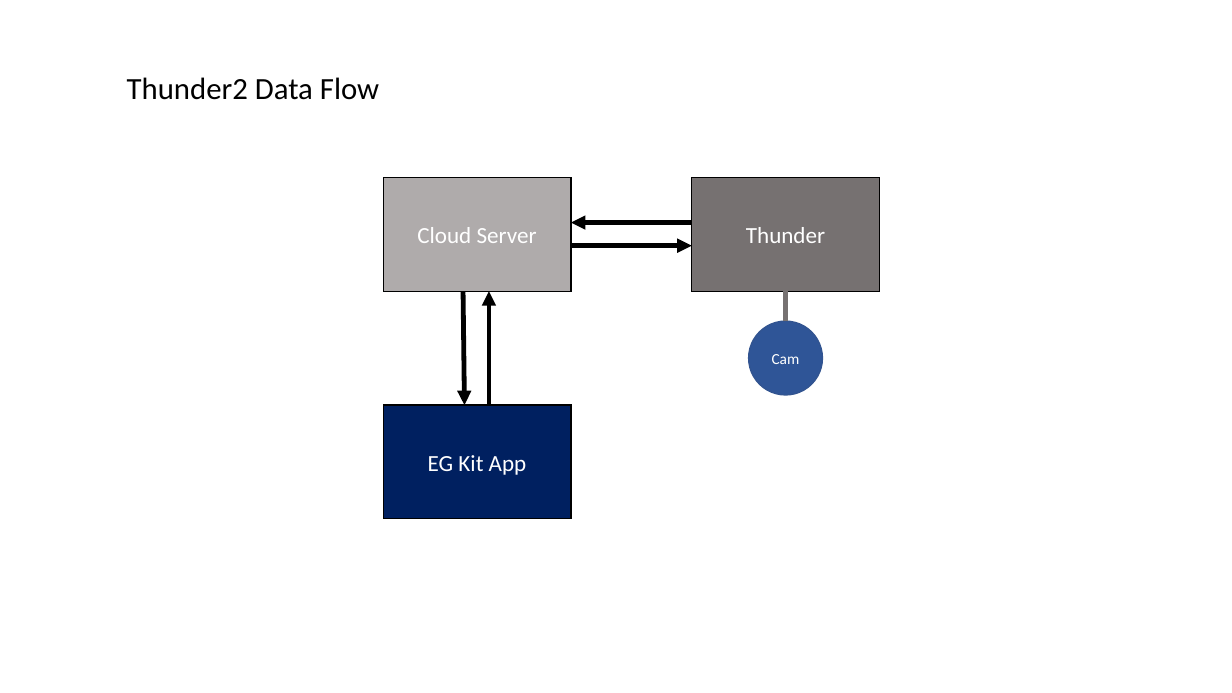
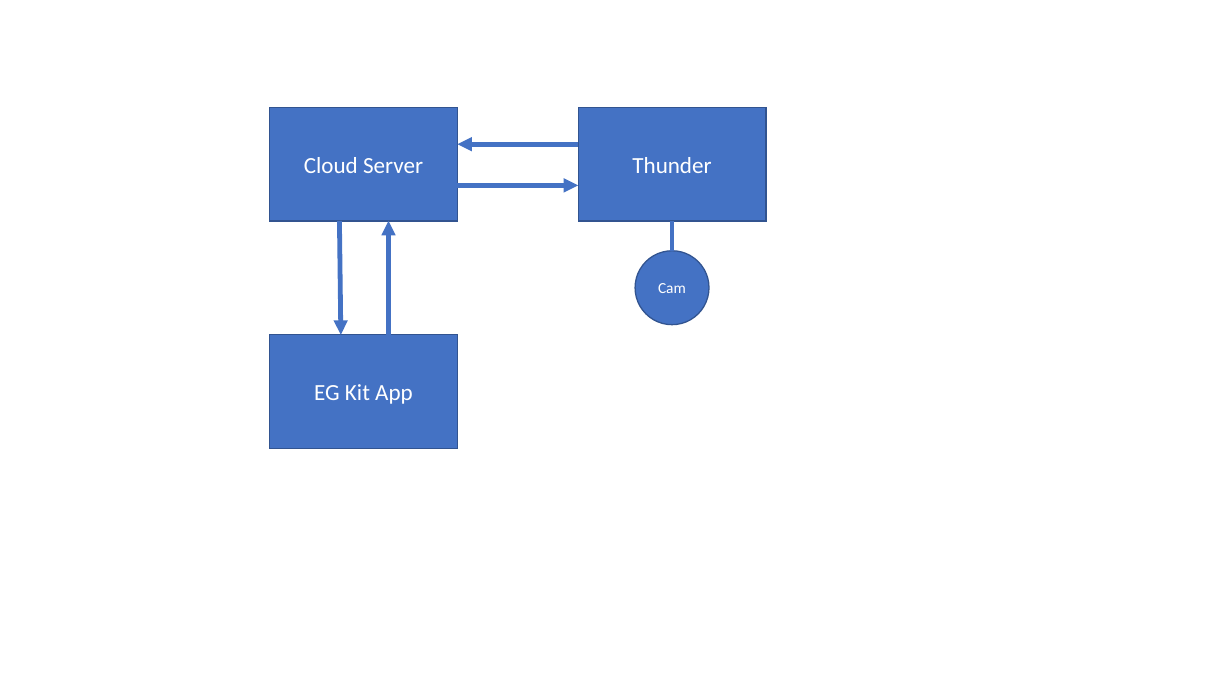
Before and after one commit to John-JihwanKim/3rd_hackathon, a slide deck: slide 2 of Hack_Korea/Presentation1.pptx. Drawn at 1232x693 pixels with LibreOffice and Linux fonts; fonts in the diff are those of the drawing. Boxes give left, top, right and bottom in pixels: in the first picture for what was removed or moved away, otherwise in the second. Text is boxed around its words. In the diff, an @@ line names an element or a change of style, - is before the commit and + after.

```diff
--- a/Hack_Korea/Presentation1.pptx
+++ b/Hack_Korea/Presentation1.pptx
@@ text removed at [127,77,379,100] @@
-Thunder2 Data Flow
@@ rectangle "Cloud Server" at [270,107,457,221]: fill #AFABAB to #4472C4; outline #000000 1 pt to #325491 1 pt @@
@@ rectangle "Thunder" at [579,107,766,221]: fill #767171 to #4472C4; outline #000000 1 pt to #325491 1 pt @@
@@ arrow moved from (692, 223) - (571, 223) to (579, 144) - (457, 144) @@
@@ arrow (579, 144) - (457, 144): stroke #000000 3.75 pt to #4472C4 3.75 pt @@
@@ arrow moved from (571, 246) - (692, 246) to (457, 186) - (579, 186) @@
@@ arrow (457, 186) - (579, 186): stroke #000000 3.75 pt to #4472C4 3.75 pt @@
@@ arrow moved from (463, 291) - (465, 405) to (339, 221) - (341, 335) @@
@@ arrow (339, 221) - (341, 335): stroke #000000 3.75 pt to #4472C4 3.75 pt @@
@@ arrow moved from (489, 405) - (489, 291) to (389, 335) - (389, 221) @@
@@ arrow (389, 335) - (389, 221): stroke #000000 3.75 pt to #4472C4 3.75 pt @@
@@ 3 rectangles, 1 ellipse, 1 line: place and size @@
-3 rectangles, 1 ellipse, 1 line at [384,177,880,518]
+3 rectangles, 1 ellipse, 1 line at [270,107,766,448]
@@ line (672, 221) - (672, 250): stroke #767171 3.75 pt to #4472C4 3.75 pt @@
@@ ellipse "Cam" at [635,250,709,324]: fill #2F5597 to #4472C4 @@
@@ rectangle "EG Kit App" at [270,335,457,448]: fill #002060 to #4472C4; outline #000000 1 pt to #325491 1 pt @@
```
Also in this commit, not shown: 1 slide removed, 6 other files.
